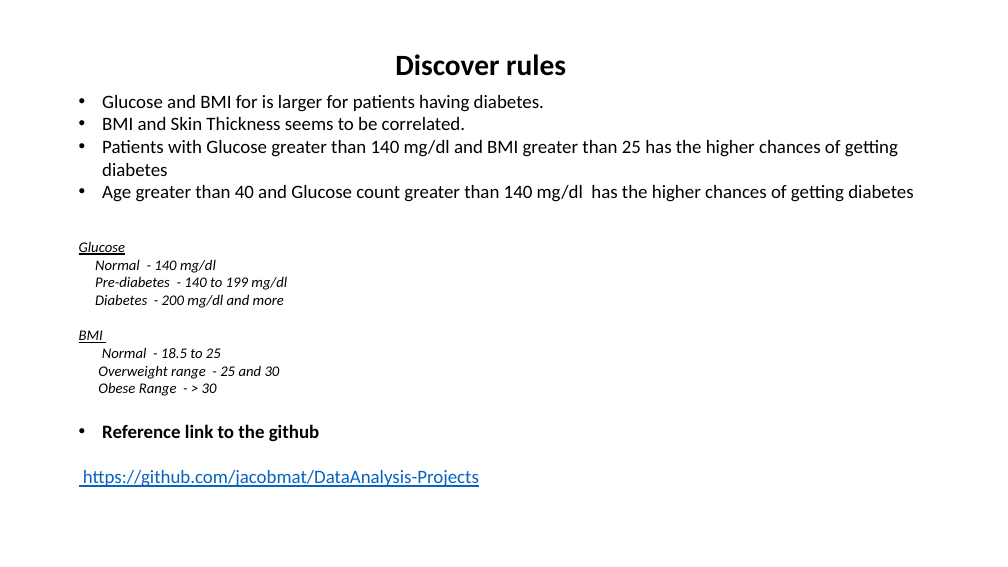
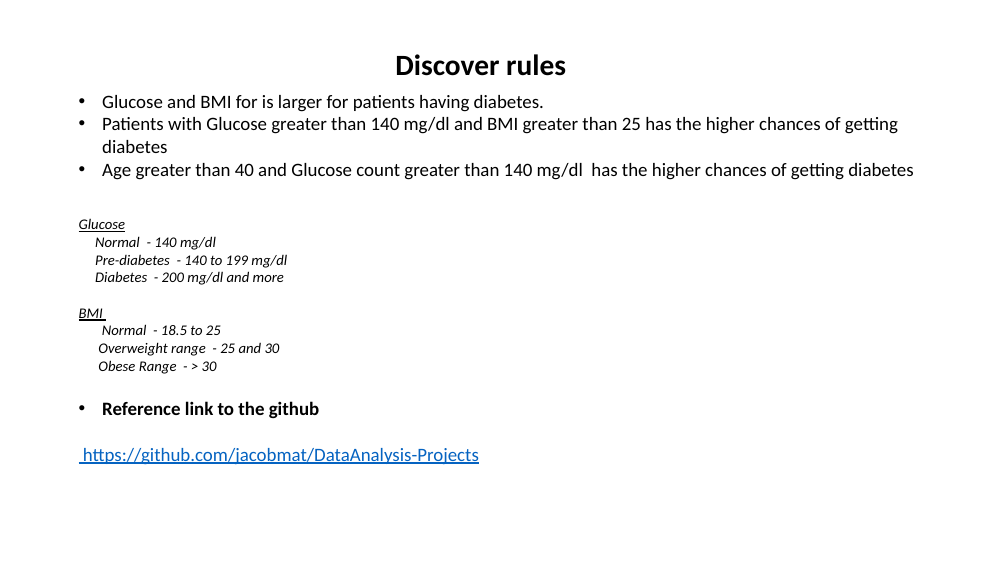
Before and after one commit to jacobmat/DataAnalysis-Projects, a slide deck: slide 6 of Pima India Diabetes Analysis-v1.pptx (slide 7 before the commit). Drawn at 1008x567 pixels with LibreOffice and Linux fonts; fonts in the diff are those of the drawing. Boxes give left, top, right and bottom in pixels: in the first picture for what was removed or moved away, otherwise in the second. Text is boxed around its words. In the diff, an @@ line names an element or a change of style, - is before the commit and + after.

```diff
--- a/Pima India Diabetes Analysis-v1.pptx
+++ b/Pima India Diabetes Analysis-v1.pptx
@@ text at (102,117,465,130): paragraph removed @@
-• BMI and Skin Thickness seems to be correlated.
```
Also in this commit, not shown: 3 other slides changed, 1 slide removed.
